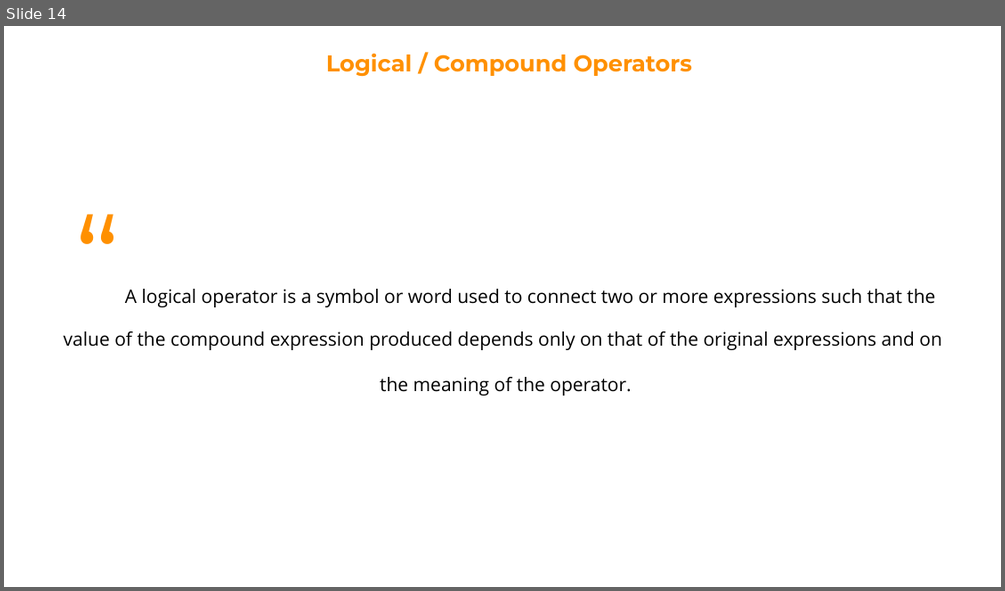
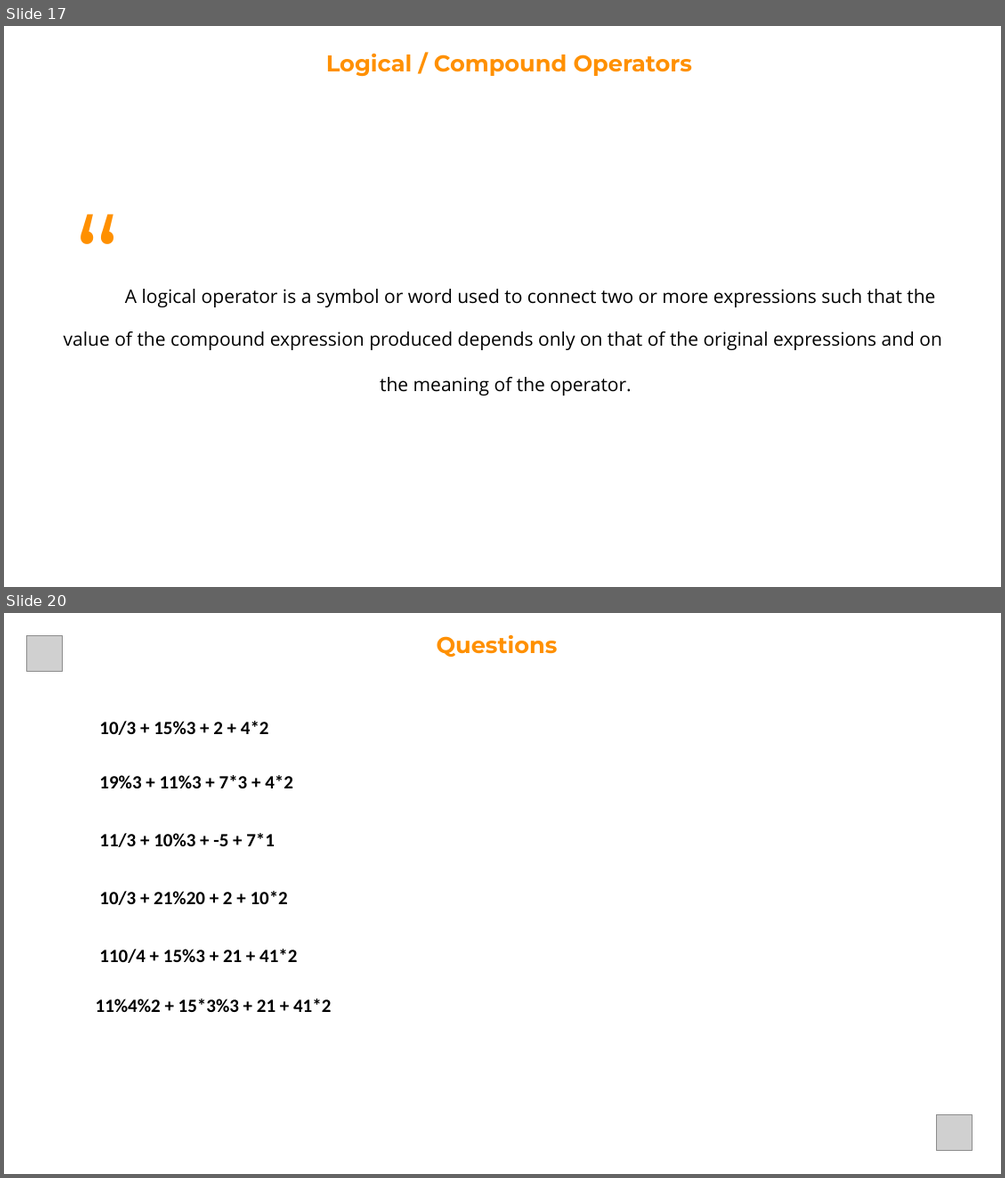
Before and after one commit to Robert-Doe/codeden, a slide deck: 3. Operators.pptx. Shown one above the other, each under a label of ours: slide 14 before the commit, slides 17 and 20 after it; the slides between them are not shown. The pictures are 1005x591 and 1005x1178 pixels, drawn with LibreOffice and Linux fonts; fonts in the diff are those of the drawing; grey boxes stand for pictures. Boxes give left, top, right and bottom in pixels: in the first picture for what was removed or moved away, otherwise in the second. Text is boxed around its words. In the diff, an @@ line names an element or a change of style, - is before the commit and + after.

```diff
--- a/3. Operators.pptx
+++ b/3. Operators.pptx
@@ slide 20 added at box(4, 613, 1001, 1174), background #FFFFFF @@
@@ picture added at box(26, 635, 62, 671) @@
@@ text added at box(437, 635, 558, 657), 22 pt, text #FF9000, bold @@
+Questions
@@ text added at box(99, 721, 269, 735), 18 pt, text #000000, bold @@
+10/3 + 15%3 + 2 + 4*2
@@ text added at box(99, 775, 293, 788), 18 pt, text #000000, bold @@
+19%3 + 11%3 + 7*3 + 4*2
@@ text added at box(99, 833, 275, 847), 18 pt, text #000000, bold @@
+11/3 + 10%3 + -5 + 7*1
@@ text added at box(99, 891, 288, 905), 18 pt, text #000000, bold @@
+10/3 + 21%20 + 2 + 10*2
@@ text added at box(99, 949, 297, 963), 18 pt, text #000000, bold @@
+110/4 + 15%3 + 21 + 41*2
@@ text added at box(96, 998, 331, 1012), 18 pt, text #000000, bold @@
+11%4%2 + 15*3%3 + 21 + 41*2
@@ picture added at box(937, 1115, 971, 1150) @@
@@ what was slide 14 is now slide 17 @@
```
Also in this commit, not shown: 1 slide changed, 6 other slides added, 2 slides removed, 1 other file.
